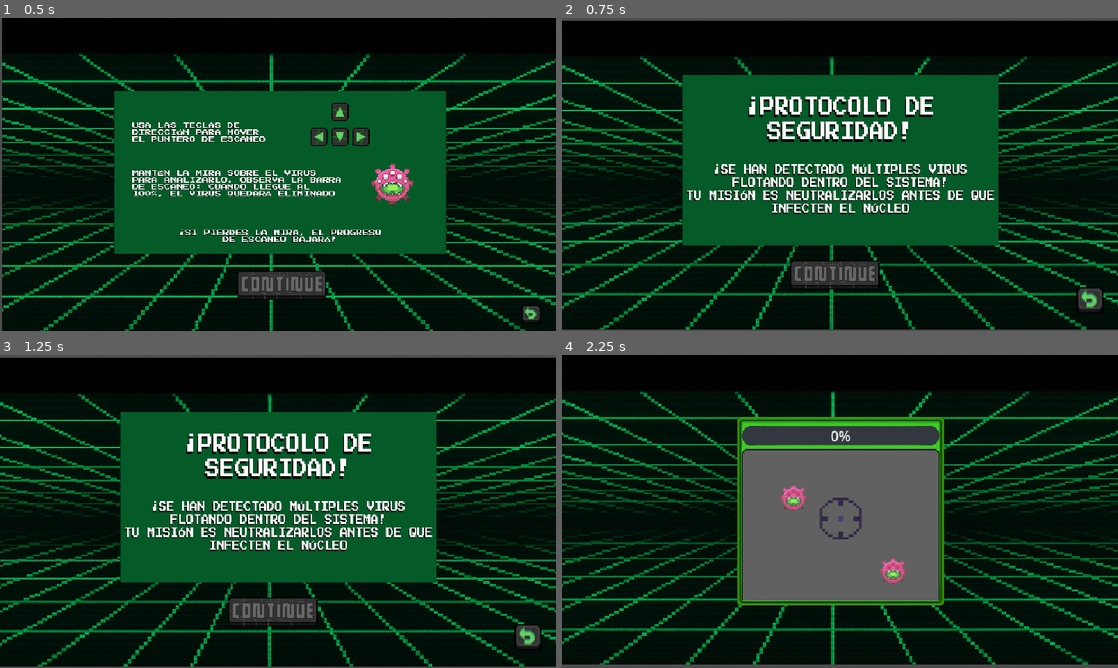
Above: before the commit, frames 1-4 (two rows, left to right).
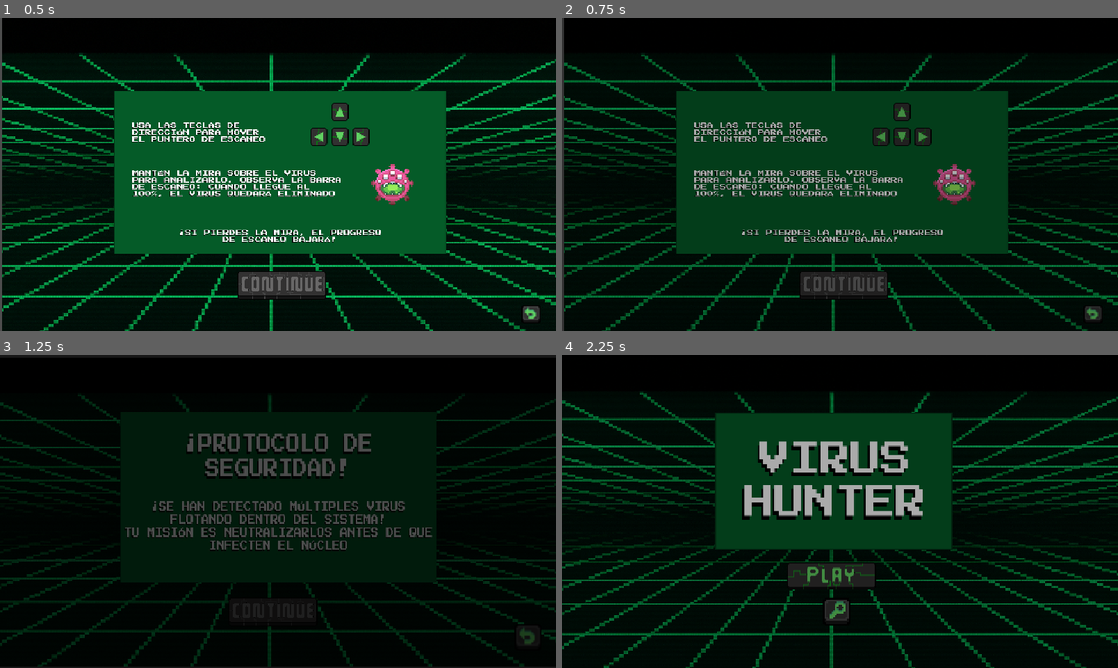
Above: after the commit, the same moments.

Repository: idpacheco/Laboratorio-1--EDD2
Game: Godot game, scene res://Level 2/scenes/instrucciones.tscn
Two runs of this game, one before a commit and one after it. Both use one fixed random seed, a clock stepped at 60 frames per second and the inputs below. This scene is started directly instead of the project's main scene.
Inputs (mouse positions are in pixels of both pictures, inside the frame that each line leads up to):
- Up to frame 1 (0.5 s): no input
- Up to frame 2 (0.75 s): click (1090, 315) at 0.5 s
- Up to frame 3 (1.25 s): no input
- Up to frame 4 (2.25 s): click (1090, 636) at 1.25 s; click (828, 577) at 2 s

Frame 1 is identical in both runs. In frame 2, 46% of the frame differs, in the area x 0-100%, y 0-100%; in frame 3, 41%; in frame 4, 42%.

Commit message:
MainMenu y SceneTransition added

Diff:
--- a/Lab1-Datos2/Level 2/scenes/inicio.tscn
+++ b/Lab1-Datos2/Level 2/scenes/inicio.tscn
@@ -12,11 +12,11 @@
 script/source = "extends Control
 
 func _on_play_button_pressed() -> void:
-	get_tree().change_scene_to_file(\"res://Level 2/scenes/level2_minigame.tscn\")
+	SceneTransitions.change_scene_to_file(\"res://Level 2/scenes/level2_minigame.tscn\")
 
 
 func _on_guia_button_pressed() -> void:
-	get_tree().change_scene_to_file(\"res://Level 2/scenes/Aviso.tscn\")
+	SceneTransitions.change_scene_to_file(\"res://Level 2/scenes/Aviso.tscn\")
 "
 
 [node name="Inicio" type="Control"]
--- a/Lab1-Datos2/Level 2/scenes/target.tscn
+++ b/Lab1-Datos2/Level 2/scenes/target.tscn
@@ -1,7 +1,7 @@
 [gd_scene load_steps=4 format=3 uid="uid://bsdtto8hf1gc6"]
 
-[ext_resource type="Script" uid="uid://c5vqd1x5m04oy" path="res://target.gd" id="1_e1yvt"]
-[ext_resource type="Texture2D" uid="uid://dahyf3y67wqhk" path="res://!!/Crosshair .png" id="1_t2jmu"]
+[ext_resource type="Script" uid="uid://c5vqd1x5m04oy" path="res://Level 2/scripts/target.gd" id="1_e1yvt"]
+[ext_resource type="Texture2D" uid="uid://dahyf3y67wqhk" path="res://Level 2/assets/Crosshair .png" id="1_t2jmu"]
 
 [sub_resource type="CircleShape2D" id="CircleShape2D_e1yvt"]
 radius = 25.0
--- a/Lab1-Datos2/Level 2/scenes/virus.tscn
+++ b/Lab1-Datos2/Level 2/scenes/virus.tscn
@@ -1,7 +1,7 @@
 [gd_scene load_steps=13 format=3 uid="uid://dvtxkhxuaoqx1"]
 
-[ext_resource type="Script" uid="uid://xeukt0hl5lys" path="res://virus.gd" id="1_ifgnm"]
-[ext_resource type="Texture2D" uid="uid://hpt22ssls2ge" path="res://!!/Viral_Creatures_Pack1.png" id="2_8v58v"]
+[ext_resource type="Script" uid="uid://xeukt0hl5lys" path="res://Level 2/scripts/virus.gd" id="1_ifgnm"]
+[ext_resource type="Texture2D" uid="uid://hpt22ssls2ge" path="res://Level 2/assets/Viral_Creatures_Pack1.png" id="2_8v58v"]
 
 [sub_resource type="AtlasTexture" id="AtlasTexture_8fg0l"]
 atlas = ExtResource("2_8v58v")
--- a/Lab1-Datos2/Level 2/scripts/aviso.gd
+++ b/Lab1-Datos2/Level 2/scripts/aviso.gd
@@ -1,8 +1,8 @@
 extends Control
 
 func _on_next_to_indicaciones_pressed() -> void:
-	get_tree().change_scene_to_file("res://Level 2/scenes/instrucciones.tscn")
+	SceneTransitions.change_scene_to_file("res://Level 2/scenes/instrucciones.tscn")
 
 
 func _on_back_to_inicio_pressed() -> void:
-	get_tree().change_scene_to_file("res://Level 2/scenes/inicio.tscn")
+	SceneTransitions.change_scene_to_file("res://Level 2/scenes/inicio.tscn")
--- a/Lab1-Datos2/Level 2/scripts/instrucciones.gd
+++ b/Lab1-Datos2/Level 2/scripts/instrucciones.gd
@@ -2,8 +2,8 @@
 
 
 func _on_next_to_game_pressed() -> void:
-	get_tree().change_scene_to_file("res://Level 2/scenes/level2_minigame.tscn")
+	SceneTransitions.change_scene_to_file("res://Level 2/scenes/level2_minigame.tscn")
 
 
 func _on_back_to_aviso_pressed() -> void:
-	get_tree().change_scene_to_file("res://Level 2/scenes/Aviso.tscn")
+	SceneTransitions.change_scene_to_file("res://Level 2/scenes/Aviso.tscn")
--- /dev/null
+++ b/Lab1-Datos2/mainMenu/Assets/buttons/SettingsPressed.tres
@@ -0,0 +1,7 @@
+[gd_resource type="AtlasTexture" load_steps=2 format=3 uid="uid://dca3lp1fsg6ri"]
+
+[ext_resource type="Texture2D" uid="uid://ds5538w4ukiyj" path="res://mainMenu/Assets/Images/Settings Button.png" id="1_tyqnr"]
+
+[resource]
+atlas = ExtResource("1_tyqnr")
+region = Rect2(427.306, 0, 204.694, 66)
--- /dev/null
+++ b/Lab1-Datos2/mainMenu/Assets/buttons/playHover.tres
@@ -0,0 +1,7 @@
+[gd_resource type="AtlasTexture" load_steps=2 format=3 uid="uid://b30appaemqify"]
+
+[ext_resource type="Texture2D" uid="uid://df77h2gniobth" path="res://mainMenu/Assets/Images/Play Button.png" id="1_hqqmr"]
+
+[resource]
+atlas = ExtResource("1_hqqmr")
+region = Rect2(213.332, 0, 205.26, 66.1816)
--- /dev/null
+++ b/Lab1-Datos2/mainMenu/Assets/buttons/playNormal.tres
@@ -0,0 +1,7 @@
+[gd_resource type="AtlasTexture" load_steps=2 format=3 uid="uid://bg7o5kaxcpji0"]
+
+[ext_resource type="Texture2D" uid="uid://df77h2gniobth" path="res://mainMenu/Assets/Images/Play Button.png" id="1_gv8m5"]
+
+[resource]
+atlas = ExtResource("1_gv8m5")
+region = Rect2(0, 0, 203.656, 65.9602)
--- /dev/null
+++ b/Lab1-Datos2/mainMenu/Assets/buttons/playPressed.tres
@@ -0,0 +1,7 @@
+[gd_resource type="AtlasTexture" load_steps=2 format=3 uid="uid://cae07jewvqay5"]
+
+[ext_resource type="Texture2D" uid="uid://df77h2gniobth" path="res://mainMenu/Assets/Images/Play Button.png" id="1_fcf6f"]
+
+[resource]
+atlas = ExtResource("1_fcf6f")
+region = Rect2(426.751, 0, 205.636, 66.1816)
--- /dev/null
+++ b/Lab1-Datos2/mainMenu/Assets/buttons/settingsHover.tres
@@ -0,0 +1,7 @@
+[gd_resource type="AtlasTexture" load_steps=2 format=3 uid="uid://chopkqxe7fcxx"]
+
+[ext_resource type="Texture2D" uid="uid://ds5538w4ukiyj" path="res://mainMenu/Assets/Images/Settings Button.png" id="1_4cobt"]
+
+[resource]
+atlas = ExtResource("1_4cobt")
+region = Rect2(212.928, 0, 207.205, 66)
--- /dev/null
+++ b/Lab1-Datos2/mainMenu/Assets/buttons/settingsNormal.tres
@@ -0,0 +1,7 @@
+[gd_resource type="AtlasTexture" load_steps=2 format=3 uid="uid://byvk2pbslmsdm"]
+
+[ext_resource type="Texture2D" uid="uid://ds5538w4ukiyj" path="res://mainMenu/Assets/Images/Settings Button.png" id="1_xfbrf"]
+
+[resource]
+atlas = ExtResource("1_xfbrf")
+region = Rect2(0, 0, 204, 66)
--- /dev/null
+++ b/Lab1-Datos2/mainMenu/Scenes/Config.tscn
@@ -0,0 +1,9 @@
+[gd_scene format=3 uid="uid://irllcgkr763b"]
+
+[node name="Config" type="Control"]
+layout_mode = 3
+anchors_preset = 15
+anchor_right = 1.0
+anchor_bottom = 1.0
+grow_horizontal = 2
+grow_vertical = 2
--- /dev/null
+++ b/Lab1-Datos2/mainMenu/Scenes/SceneTransitions.tscn
@@ -0,0 +1,60 @@
+[gd_scene load_steps=5 format=3 uid="uid://bp3yrqmqrvysf"]
+
+[ext_resource type="Script" uid="uid://bvww8iy7cx3g2" path="res://mainMenu/Scripts/scene_transitions.gd" id="1_ys62g"]
+
+[sub_resource type="Animation" id="Animation_pxn7j"]
+resource_name = "RESET"
+length = 0.001
+tracks/0/type = "value"
+tracks/0/imported = false
+tracks/0/enabled = true
+tracks/0/path = NodePath("dissolve_rect:modulate")
+tracks/0/interp = 1
+tracks/0/loop_wrap = true
+tracks/0/keys = {
+"times": PackedFloat32Array(0),
+"transitions": PackedFloat32Array(1),
+"update": 0,
+"values": [Color(1, 1, 1, 0)]
+}
+
+[sub_resource type="Animation" id="Animation_hnc1x"]
+resource_name = "dissolve"
+length = 0.5
+tracks/0/type = "value"
+tracks/0/imported = false
+tracks/0/enabled = true
+tracks/0/path = NodePath("dissolve_rect:modulate")
+tracks/0/interp = 1
+tracks/0/loop_wrap = true
+tracks/0/keys = {
+"times": PackedFloat32Array(0, 0.5),
+"transitions": PackedFloat32Array(1, 1),
+"update": 0,
+"values": [Color(1, 1, 1, 0), Color(0, 0, 0, 1)]
+}
+
+[sub_resource type="AnimationLibrary" id="AnimationLibrary_5xmt4"]
+_data = {
+&"RESET": SubResource("Animation_pxn7j"),
+&"dissolve": SubResource("Animation_hnc1x")
+}
+
+[node name="SceneTransitions" type="CanvasLayer"]
+script = ExtResource("1_ys62g")
+
+[node name="dissolve_rect" type="ColorRect" parent="."]
+modulate = Color(1, 1, 1, 0)
+self_modulate = Color(0, 0, 0, 1)
+anchors_preset = 15
+anchor_right = 1.0
+anchor_bottom = 1.0
+grow_horizontal = 2
+grow_vertical = 2
+mouse_filter = 2
+color = Color(0, 0, 0, 1)
+
+[node name="AnimationPlayer" type="AnimationPlayer" parent="."]
+libraries = {
+&"": SubResource("AnimationLibrary_5xmt4")
+}
--- /dev/null
+++ b/Lab1-Datos2/mainMenu/Scenes/main.tscn
@@ -0,0 +1,46 @@
+[gd_scene load_steps=10 format=3 uid="uid://bughfyso16oex"]
+
+[ext_resource type="Script" uid="uid://b77s0v05gyvfp" path="res://mainMenu/Scripts/main.gd" id="1_gaibg"]
+[ext_resource type="Texture2D" uid="uid://ybptnchfqwi3" path="res://mainMenu/Assets/Images/VIRUS HUNTER.png" id="1_x8rku"]
+[ext_resource type="Texture2D" uid="uid://bg7o5kaxcpji0" path="res://mainMenu/Assets/buttons/playNormal.tres" id="2_pua35"]
+[ext_resource type="Texture2D" uid="uid://b30appaemqify" path="res://mainMenu/Assets/buttons/playHover.tres" id="3_oqk3p"]
+[ext_resource type="Texture2D" uid="uid://cae07jewvqay5" path="res://mainMenu/Assets/buttons/playPressed.tres" id="4_pua35"]
+[ext_resource type="Texture2D" uid="uid://byvk2pbslmsdm" path="res://mainMenu/Assets/buttons/settingsNormal.tres" id="5_fm4nx"]
+[ext_resource type="Texture2D" uid="uid://dca3lp1fsg6ri" path="res://mainMenu/Assets/buttons/SettingsPressed.tres" id="6_gaibg"]
+[ext_resource type="Texture2D" uid="uid://chopkqxe7fcxx" path="res://mainMenu/Assets/buttons/settingsHover.tres" id="7_r0fpq"]
+
+[sub_resource type="StyleBoxTexture" id="StyleBoxTexture_gjnod"]
+texture = ExtResource("1_x8rku")
+
+[node name="Main" type="Control"]
+layout_mode = 3
+anchors_preset = 0
+script = ExtResource("1_gaibg")
+
+[node name="Panel" type="Panel" parent="."]
+layout_mode = 0
+offset_right = 641.0
+offset_bottom = 360.0
+theme_override_styles/panel = SubResource("StyleBoxTexture_gjnod")
+
+[node name="playButton" type="TextureButton" parent="."]
+layout_mode = 0
+offset_left = 360.0
+offset_top = 96.0
+offset_right = 565.0
+offset_bottom = 163.0
+texture_normal = ExtResource("2_pua35")
+texture_pressed = ExtResource("4_pua35")
+texture_hover = ExtResource("3_oqk3p")
+
+[node name="settingsButton" type="TextureButton" parent="."]
+layout_mode = 0
+offset_left = 360.0
+offset_top = 224.0
+offset_right = 564.0
+offset_bottom = 290.0
+texture_normal = ExtResource("5_fm4nx")
+texture_pressed = ExtResource("6_gaibg")
+texture_hover = ExtResource("7_r0fpq")
+
+[connection signal="pressed" from="playButton" to="." method="_on_play_button_pressed"]
--- /dev/null
+++ b/Lab1-Datos2/mainMenu/Scripts/main.gd
@@ -0,0 +1,6 @@
+extends Control
+
+
+func _on_play_button_pressed() -> void:
+	SceneTransitions.change_scene_to_file("res://Level 2/scenes/inicio.tscn")
+	pass # Replace with function body.
--- /dev/null
+++ b/Lab1-Datos2/mainMenu/Scripts/scene_transitions.gd
@@ -0,0 +1,9 @@
+extends CanvasLayer
+@onready var animation_player = $AnimationPlayer
+@onready var color_rect = $dissolve_rect
+
+func change_scene_to_file(target: String) -> void:
+	$AnimationPlayer.play('dissolve')
+	await $AnimationPlayer.animation_finished
+	$AnimationPlayer.play_backwards('dissolve')
+	get_tree().change_scene_to_file(target)
--- a/Lab1-Datos2/project.godot
+++ b/Lab1-Datos2/project.godot
@@ -11,9 +11,13 @@
 [application]
 
 config/name="Lab1-Datos2"
-run/main_scene="uid://x4gwdkly302u"
+run/main_scene="uid://bughfyso16oex"
 config/features=PackedStringArray("4.4", "Forward Plus")
 config/icon="res://icon.svg"
+
+[autoload]
+
+SceneTransitions="*res://mainMenu/Scenes/SceneTransitions.tscn"
 
 [display]
 
Binary file added: Lab1-Datos2/mainMenu/Assets/Images/Play Button.png
Not shown, added: Lab1-Datos2/mainMenu/Assets/Images/Play Button.png.import
Binary file added: Lab1-Datos2/mainMenu/Assets/Images/Settings Button.png
Not shown, added: Lab1-Datos2/mainMenu/Assets/Images/Settings Button.png.import
Binary file added: Lab1-Datos2/mainMenu/Assets/Images/VIRUS HUNTER.png
Not shown, added: Lab1-Datos2/mainMenu/Assets/Images/VIRUS HUNTER.png.import
Not shown, added: Lab1-Datos2/mainMenu/Scripts/main.gd.uid
Not shown, added: Lab1-Datos2/mainMenu/Scripts/scene_transitions.gd.uid
